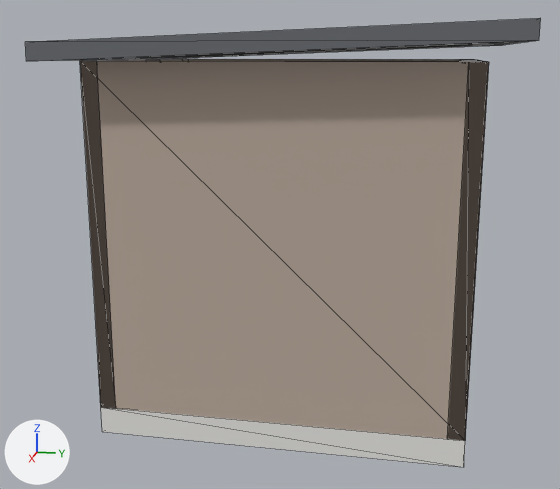
What one commit did to the glTF model web/3d/pod-bano.glb.
The view is the same before and after, from a 50 mm camera at (7.08, 2.23, 2.75) aimed at (1.09, 1.03, 1.25). The axes (+X, +Y, +Z) are drawn at lower left. The lights are the same throughout. The older version comes first. Mesh edges are drawn as thin lines. Where no turn or scale is listed for an object, it has been applied to the vertices.

Names of what the first picture shows: 'Losa de techo · Chapa techo', 'Muro E · Revestimiento madera', 'Muro N · Revestimiento madera', 'Muro S · Revestimiento madera', 'Platea · Hormigón' and 1 more.
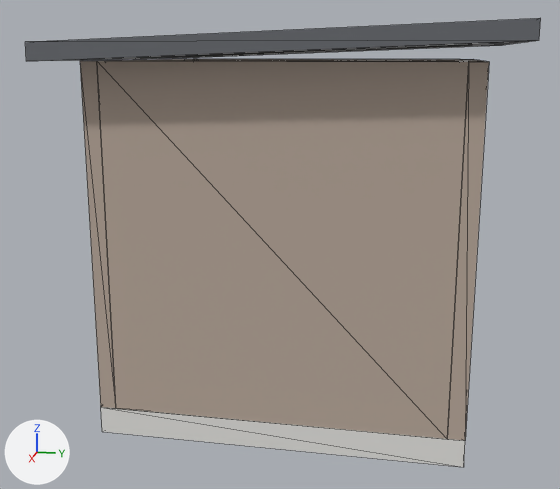
Where the change shows, as pixel boxes (x1, y1, x2, y2) in the pictures (560 x 489 px; the box of a moved part takes in the faces that stretch with it):
```json
{"object": "Muro E · Revestimiento madera", "change": "reshaped", "before": [80, 61, 489, 441], "after": [97, 61, 469, 439], "on screen": "9% narrower"}
{"object": "Muro N · Revestimiento madera", "change": "reshaped", "before": [447, 59, 489, 440], "after": [447, 59, 489, 441]}
{"part": 1, "of": "me_muro_n___revestimiento_madera", "change": "reshaped", "before": [460, 59, 487, 62], "after": [460, 59, 487, 62]}
{"part": 2, "of": "me_muro_s___revestimiento_madera", "change": "moved or reshaped", "before": [106, 59, 193, 61], "after": [99, 59, 193, 389]}
```

Scene script edits in JSON lines:
```json
{"block": "me_muro_n___revestimiento_madera", "where": "# used by ob_muro_n___revestimiento_madera; location = (0.0, 0.0, 0.0)"}
{"op": "remove", "block": "me_muro_n___revestimiento_madera", "code": "me_muro_n___revestimiento_madera.from_pydata(...)  # 24 vertices, 48 faces; spans x -0.12..2.12, y 2.4..2.52, z 0.2..2.7"}
{"op": "add", "block": "me_muro_n___revestimiento_madera", "code": "me_muro_n___revestimiento_madera.from_pydata(...)  # 16 vertices, 32 faces; spans x -0.12..2.12, y 2.4..2.52, z 0.2..2.7"}
{"block": "me_muro_n___revestimiento_madera", "change": "me_muro_n___revestimiento_madera part 1"}
{"block": "me_muro_n___revestimiento_madera", "change": "8 vertices are removed from x 0.7..1.3, y 2.4..2.52, z 0.2..2.7"}
{"block": "me_muro_n___revestimiento_madera", "change": "40 faces are deleted"}
{"block": "me_muro_n___revestimiento_madera", "change": "24 new faces join them"}
{"block": "me_muro_s___revestimiento_madera", "where": "# used by ob_muro_s___revestimiento_madera; location = (0.0, 0.0, 0.0)"}
{"op": "remove", "block": "me_muro_s___revestimiento_madera", "code": "me_muro_s___revestimiento_madera.from_pydata(...)  # 20 vertices, 36 faces; spans x -0.12..2.12, y -0.12..0.0, z 0.2..2.7"}
{"op": "add", "block": "me_muro_s___revestimiento_madera", "code": "me_muro_s___revestimiento_madera.from_pydata(...)  # 16 vertices, 28 faces; spans x -0.12..2.12, y -0.12..0.0, z 0.2..2.7"}
{"block": "me_muro_s___revestimiento_madera", "change": "me_muro_s___revestimiento_madera part 2"}
{"block": "me_muro_s___revestimiento_madera", "change": "4 vertices are removed from x 0.15..0.9, y -0.12..0.0, z 2.7"}
{"block": "me_muro_s___revestimiento_madera", "change": "25 faces are deleted"}
{"block": "me_muro_s___revestimiento_madera", "change": "17 new faces join them"}
{"block": "me_muro_e___revestimiento_madera", "where": "# used by ob_muro_e___revestimiento_madera; location = (0.0, 0.0, 0.0)"}
{"op": "remove", "block": "me_muro_e___revestimiento_madera", "code": "me_muro_e___revestimiento_madera.from_pydata(...)  # 8 vertices, 12 faces; spans x 2.0..2.12, y -0.12..2.52, z 0.2..2.7"}
{"op": "add", "block": "me_muro_e___revestimiento_madera", "code": "me_muro_e___revestimiento_madera.from_pydata(...)  # 8 vertices, 12 faces; spans x 2.0..2.12, y 0.0..2.4, z 0.2..2.7"}
{"block": "me_muro_e___revestimiento_madera", "change": "me_muro_e___revestimiento_madera part 3: the whole mesh is rebuilt"}
```
